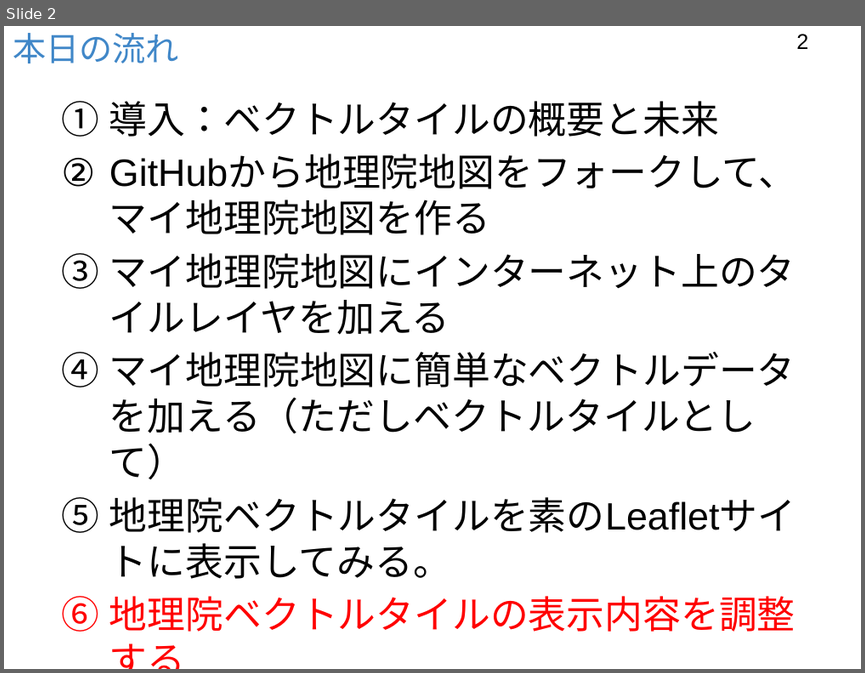
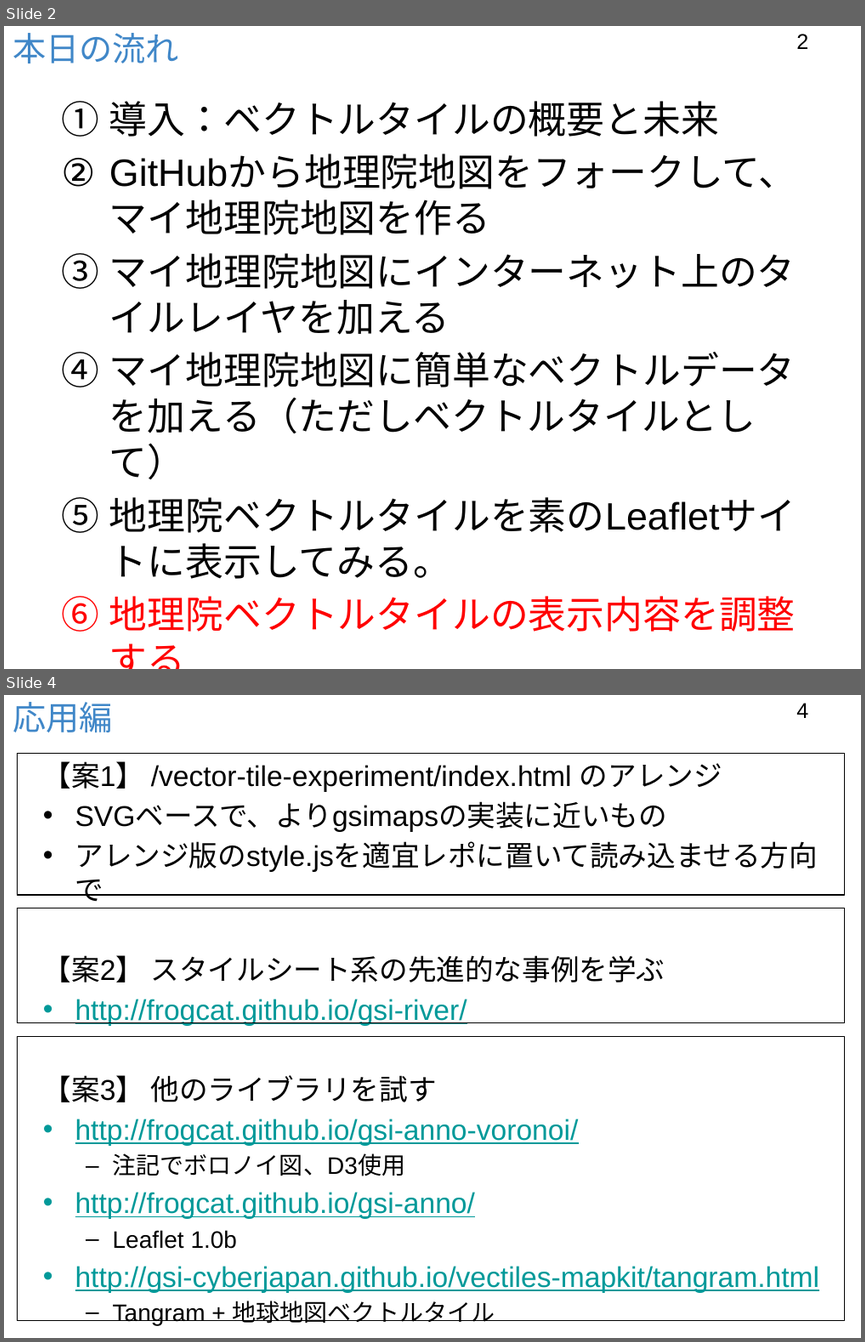
Before and after one commit to foss4g-tokyo-vt/slides, a slide deck: 151009ベクトルタイル利用サイトを作ろうPt.6.pptx. Shown one above the other, each under a label of ours: slide 2 before the commit, slides 2 and 4 after it; the slides between them are not shown. The pictures are 865x673 and 865x1342 pixels, drawn with LibreOffice and Linux fonts; fonts in the diff are those of the drawing; background and template pictures are left out. Boxes give left, top, right and bottom in pixels: in the first picture for what was removed or moved away, otherwise in the second. Text is boxed around its words. In the diff, an @@ line names an element or a change of style, - is before the commit and + after.

```diff
--- a/151009ベクトルタイル利用サイトを作ろうPt.6.pptx
+++ b/151009ベクトルタイル利用サイトを作ろうPt.6.pptx
@@ slide 4 added at bbox=[4, 695, 861, 1338], background #FFFFFF @@
@@ title added at bbox=[12, 702, 112, 732], 28 pt, text #4087C8 @@
+応用編
@@ page number added at bbox=[796, 703, 808, 718], 18 pt, text #000000 @@
+4
@@ rectangle added at bbox=[18, 754, 845, 895], outline #000000 0.75 pt @@
@@ text added at bbox=[43, 761, 820, 1325], 24 pt, text #000000 @@
+【案1】 /vector-tile-experiment/index.html のアレンジ
+• SVGベースで、よりgsimapsの実装に近いもの
+• アレンジ版のstyle.jsを適宜レポに置いて読み込ませる方向で
+【案2】 スタイルシート系の先進的な事例を学ぶ
+• http://frogcat.github.io/gsi-river/
+【案3】 他のライブラリを試す
+• http://frogcat.github.io/gsi-anno-voronoi/
+  – 注記でボロノイ図、D3使用
+• http://frogcat.github.io/gsi-anno/
+  – Leaflet 1.0b
+• http://gsi-cyberjapan.github.io/vectiles-mapkit/tangram.html
+  – Tangram + 地球地図ベクトルタイル
@@ rectangle added at bbox=[18, 908, 845, 1023], outline #000000 0.75 pt @@
@@ rectangle added at bbox=[18, 1037, 845, 1321], outline #000000 0.75 pt @@
```
Also in this commit, not shown: 2 other slides added, 2 other files.
